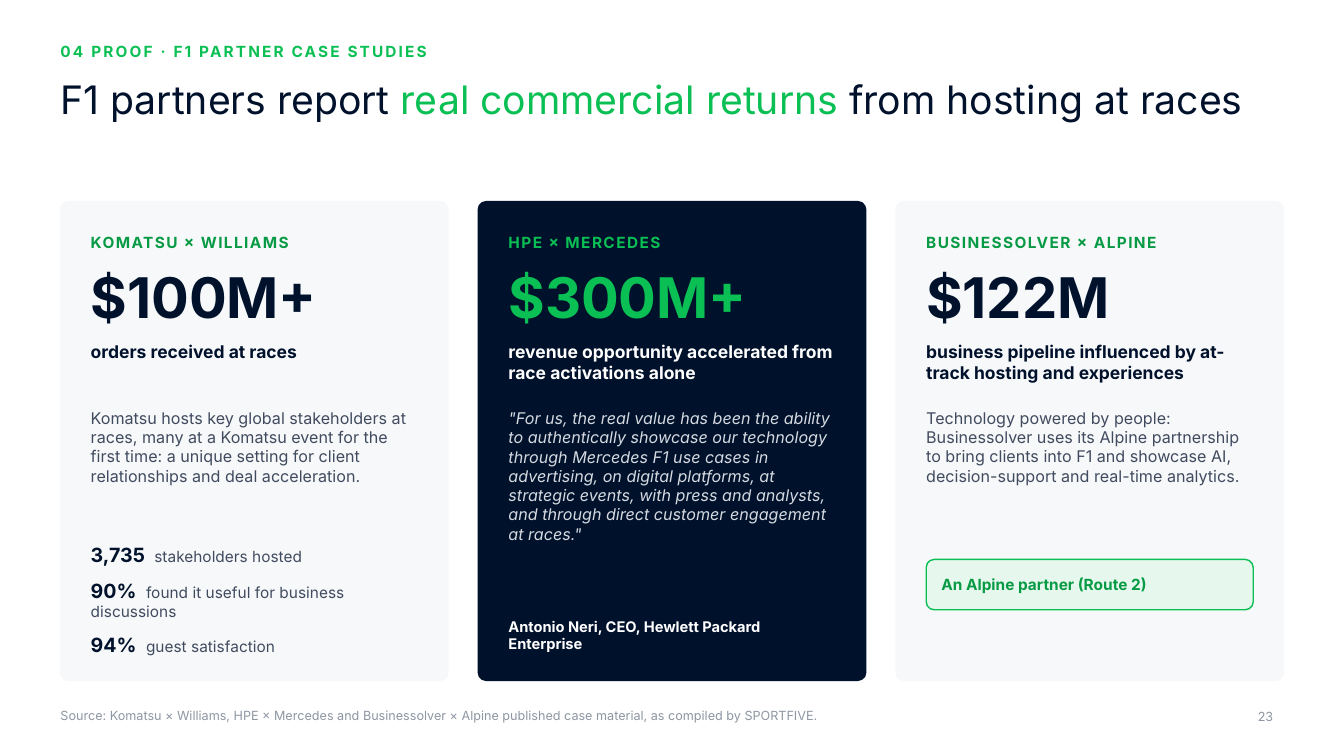
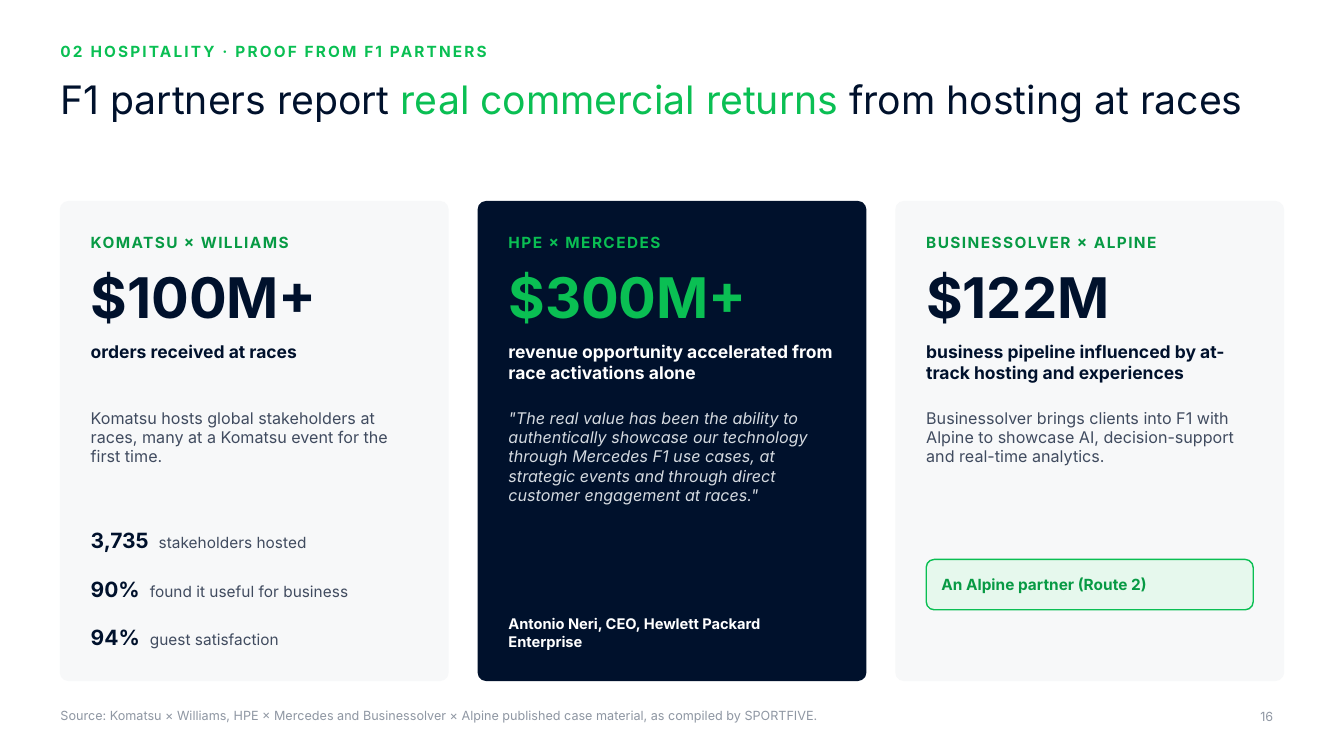
Before and after one commit to rahulgopalan42/rg42, a slide deck: slide 16 of adyen-f1-deck/Adyen x F1 - Chairman deck.pptx (slide 23 before the commit). Drawn at 1344x756 pixels with LibreOffice and Linux fonts; fonts in the diff are those of the drawing; background and template pictures are left out. Boxes give left, top, right and bottom in pixels: in the first picture for what was removed or moved away, otherwise in the second. Text is boxed around its words. In the diff, an @@ line names an element or a change of style, - is before the commit and + after.

```diff
--- a/adyen-f1-deck/Adyen x F1 - Chairman deck.pptx
+++ b/adyen-f1-deck/Adyen x F1 - Chairman deck.pptx
@@ text at (60, 42, 1284, 73): text changed @@
-04 PROOF · F1 PARTNER CASE STUDIES
+02 HOSPITALITY · PROOF FROM F1 PARTNERS
@@ text at (91, 412, 388, 462): text changed @@
-Komatsu hosts key global stakeholders at races, many at a Komatsu event for the first time: a unique setting for client relationships and deal acceleration.
+Komatsu hosts global stakeholders at races, many at a Komatsu event for the first time.
@@ text at (508, 412, 808, 505): text changed @@
-"For us, the real value has been the ability to authentically showcase our technology through Mercedes F1 use cases in advertising, on digital platforms, at strategic events, with press and analysts, and through direct customer engagement at races."
+"The real value has been the ability to authentically showcase our technology through Mercedes F1 use cases, at strategic events and through direct customer engagement at races."
@@ text at (926, 412, 1234, 466): text changed @@
-Technology powered by people: Businessolver uses its Alpine partnership to bring clients into F1 and showcase AI, decision-support and real-time analytics.
+Businessolver brings clients into F1 with Alpine to showcase AI, decision-support and real-time analytics.
@@ text "3,735 stakeholders hosted": place and size @@
-text "3,735 stakeholders hosted" at (91, 547, 302, 566)
+text "3,735 stakeholders hosted" at (91, 532, 307, 552)
@@ text "3,735 stakeholders hosted" at (91, 532, 307, 552): size 14 to 15 pt in "3,735" @@
@@ text at (91, 581, 348, 598): text changed @@
-90% found it useful for business discussions
+90% found it useful for business
@@ text "94% guest satisfaction": place and size @@
-text "94% guest satisfaction" at (91, 637, 275, 656)
+text "94% guest satisfaction" at (91, 629, 279, 649)
@@ text "94% guest satisfaction" at (91, 629, 279, 649): size 14 to 15 pt in "94%" @@
@@ page number at (1260, 712, 1273, 721): text changed @@
-23
+16
```
Also in this commit, not shown: 32 other slides changed, 7 slides added, 7 slides removed, 24 other files.
